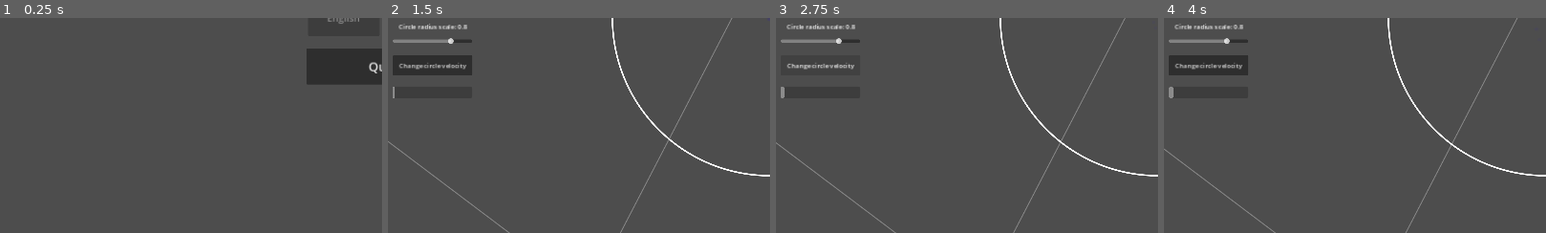
Above: before the commit, frames 1-4 (left to right).
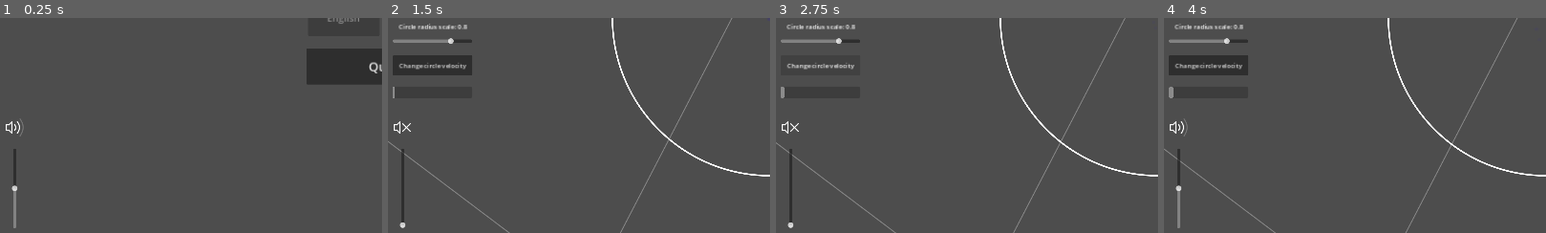
Above: after the commit, the same moments.

Repository: 11ALX11/Natural-selection-demo
Game: Godot game, scene res://scenes/main_scene_node.tscn
Same seed, same stepped clock (60 frames per second), same inputs: the game is played once before the commit and once after it. Sound files missing from this copy of the repository are replaced by a short silence.
Inputs (mouse positions are % of the whole screen's width and height, from its top left):
- Up to frame 1 (0.25 s): no input
- Up to frame 2 (1.5 s): click (2, 75) at 0.52 s; click "Start" at 1.25 s
- Up to frame 3 (2.75 s): click "Change circle velocity" at 2 s
- Up to frame 4 (4 s): click "Change circle velocity" at 2.75 s; click (2, 75) at 3.52 s
The pictures show only the part of the screen within x 0-50%, y 50-100%; the shares and areas given below are measured in that part.

The runs differ from the first frame. In frame 1, 0.4% of the frame differs, in the area x 1-7%, y 47-98%; in frame 2, 0.4%; in frame 3, 0.4%; in frame 4, 0.4%.

Commit message:
working on music/sounds and volume picker ui

Diff:
--- /dev/null
+++ b/art/Sound.svg
@@ -0,0 +1,28 @@
+<?xml version="1.0" encoding="UTF-8"?>
+<svg width="100" height="100" version="1.1" viewBox="0 0 26.458 26.458" xmlns="http://www.w3.org/2000/svg" xmlns:osb="http://www.openswatchbook.org/uri/2009/osb">
+ <g fill="none" stroke-linecap="round">
+  <g transform="matrix(.47739 0 0 .48494 .20637 .26345)" stroke="#fff" stroke-linejoin="round" stroke-width="1.5346">
+   <path d="m13.229 16.933c1.893-2.2362 2.4313-4.6846 0-7.6724" style="paint-order:normal"/>
+   <path d="m17.065 5.4242c4.0098 4.8217 4.1627 9.8484 0 15.345" style="paint-order:normal"/>
+   <path d="m20.902 24.605c6.0824-8.7535 5.1655-16.172 0-23.017" style="paint-order:normal"/>
+   <path d="m9.393 20.769-3.8362-3.8362h-3.8362v-7.6724h3.8362l3.8362-3.8362z" style="paint-order:normal"/>
+  </g>
+  <g transform="matrix(.89957 0 0 .90044 1.9929 .65855)" stroke-linejoin="round" stroke-width=".8204">
+   <path d="m19.741 8.6816c1.0041-1.2049 1.2896-2.5242 0-4.1341" stroke="#fff" style="paint-order:normal"/>
+   <path d="m21.775 2.4805c2.1269 2.5981 2.208 5.3066 0 8.2682" stroke="#fff" style="paint-order:normal"/>
+   <path d="m23.81 12.816c3.2263-4.7166 2.7399-8.7141 0-12.402" stroke="#9b9b9b" stroke-opacity=".5" style="paint-order:normal"/>
+   <path d="m17.706 10.749-2.0348-2.0671h-2.0348v-4.1341h2.0348l2.0348-2.0671z" stroke="#fff" style="paint-order:normal"/>
+  </g>
+  <g transform="matrix(.89957 0 0 .90044 .66435 1.9756)" stroke-linejoin="round" stroke-width=".8204">
+   <path d="m6.5115 21.911c1.0041-1.2049 1.2896-2.5242 0-4.1341" stroke="#fff" style="paint-order:normal"/>
+   <path d="m8.5463 15.71c2.1269 2.5981 2.208 5.3066 0 8.2682" stroke="#9b9b9b" stroke-opacity=".5" style="paint-order:normal"/>
+   <path d="m10.581 26.045c3.2263-4.7166 2.7399-8.7141 0-12.402" stroke="#9b9b9b" stroke-opacity=".5" style="paint-order:normal"/>
+   <path d="m4.4766 23.978-2.0348-2.0671h-2.0348v-4.1341h2.0348l2.0348-2.0671z" stroke="#fff" style="paint-order:normal"/>
+  </g>
+  <g stroke="#fff">
+   <path d="m17.921 23.566-1.8305-1.8613h-1.8305v-3.7225h1.8305l1.8305-1.8613z" stroke-linejoin="round" stroke-width=".73837" style="paint-order:normal"/>
+   <path d="m19.844 17.33 5.0271 5.0271" stroke-width=".70128"/>
+   <path d="m24.871 17.33-5.0271 5.0271" stroke-width=".70128"/>
+  </g>
+ </g>
+</svg>
--- a/project.godot
+++ b/project.godot
@@ -12,7 +12,7 @@
 
 config/name="Natural-selection-demo"
 run/main_scene="res://scenes/main_scene_node.tscn"
-config/features=PackedStringArray("4.0", "Forward Plus")
+config/features=PackedStringArray("4.1", "Forward Plus")
 boot_splash/bg_color=Color(0.141176, 0.141176, 0.141176, 1)
 config/icon="res://art/icon.svg"
 
--- a/scenes/main_scene_node.gd
+++ b/scenes/main_scene_node.gd
@@ -20,11 +20,14 @@
 
 func _ready():
 	$HUD/StartMenu.grab_focus()
+
 	var locale = TranslationServer.get_locale()
 	if locale == "ru_RU":
 		$HUD/StartMenu._on_ru_button_pressed()
 	if locale == "en_US":
 		$HUD/StartMenu._on_en_button_pressed()
+
+	play_background_music()
 
 	# Export values
 	set_ui_text()
@@ -97,6 +100,7 @@
 	spawn_mob(starter_pos, Vector2(0, 10))
 
 	update_mobs_count()
+	$World/LifeZone/SpawnSFX.play()
 
 	reset_circle_progress_bar()
 	$World.launch_circle()
@@ -198,3 +202,25 @@
 func _on_start_menu_changed_locale(locale):
 	TranslationServer.set_locale(locale)
 	set_ui_text()
+
+
+var last_music_id = 0
+func play_background_music():
+	var id = (randi() % 3) + 1
+	while last_music_id == id:
+		id = (randi() % 3) + 1
+
+	get_node("BackgroundMusicGroup/" + str(id)).play()
+
+
+func _on_music_ui_sound_scale_changed(value):
+	var musics: Array = $BackgroundMusicGroup.get_children()
+	musics.all(
+		func(music: AudioStreamPlayer):
+			if value > -30:
+				music.volume_db = value
+			else :
+				music.volume_db = -80
+
+			return true
+	)
--- a/scenes/main_scene_node.tscn
+++ b/scenes/main_scene_node.tscn
@@ -1,9 +1,13 @@
-[gd_scene load_steps=5 format=3 uid="uid://dsodcaghps1c0"]
+[gd_scene load_steps=9 format=3 uid="uid://dsodcaghps1c0"]
 
 [ext_resource type="PackedScene" uid="uid://b2ke2i1fa6m3k" path="res://scenes/start_menu/start_menu.tscn" id="1_nftdd"]
 [ext_resource type="Script" path="res://scenes/main_scene_node.gd" id="1_uwutl"]
 [ext_resource type="PackedScene" uid="uid://csakd5xi2rakc" path="res://scenes/world/world.tscn" id="3_63ulo"]
+[ext_resource type="AudioStream" uid="uid://bithppb1lfp8k" path="res://music_and_sounds/Background #36 Snowflake.ogg" id="5_e10ea"]
 [ext_resource type="PackedScene" uid="uid://kqsvu0bvql1e" path="res://scenes/in_world_ui/in_world_ui.tscn" id="5_gj885"]
+[ext_resource type="PackedScene" uid="uid://gfcrkmil6ar0" path="res://scenes/music_ui/music_ui.tscn" id="5_kjyis"]
+[ext_resource type="AudioStream" uid="uid://bdjanps857j53" path="res://music_and_sounds/Background Calmness.ogg" id="6_qo2w8"]
+[ext_resource type="AudioStream" uid="uid://cj6xrrfx5em57" path="res://music_and_sounds/Background Chicago.ogg" id="7_5cst8"]
 
 [node name="MainSceneNode" type="Node"]
 script = ExtResource("1_uwutl")
@@ -22,8 +26,24 @@
 [node name="InWorldUI" parent="HUD" instance=ExtResource("5_gj885")]
 visible = false
 
+[node name="MusicUI" parent="HUD" instance=ExtResource("5_kjyis")]
+
 [node name="MobCheckerTimer" type="Timer" parent="."]
 autostart = true
+
+[node name="BackgroundMusicGroup" type="Node" parent="."]
+
+[node name="1" type="AudioStreamPlayer" parent="BackgroundMusicGroup"]
+stream = ExtResource("5_e10ea")
+volume_db = -10.0
+
+[node name="2" type="AudioStreamPlayer" parent="BackgroundMusicGroup"]
+stream = ExtResource("6_qo2w8")
+volume_db = -10.0
+
+[node name="3" type="AudioStreamPlayer" parent="BackgroundMusicGroup"]
+stream = ExtResource("7_5cst8")
+volume_db = -10.0
 
 [connection signal="circle_velocity_changed" from="World" to="." method="reset_circle_progress_bar"]
 [connection signal="life_zone_exit" from="World" to="." method="_on_world_life_zone_exit"]
@@ -40,4 +60,8 @@
 [connection signal="mutation_chance_change" from="HUD/InWorldUI" to="." method="_on_in_world_ui_mutation_chance_change"]
 [connection signal="random_factor_change" from="HUD/InWorldUI" to="." method="_on_in_world_ui_random_factor_change"]
 [connection signal="reset" from="HUD/InWorldUI" to="." method="_on_in_world_ui_reset"]
+[connection signal="sound_scale_changed" from="HUD/MusicUI" to="." method="_on_music_ui_sound_scale_changed"]
 [connection signal="timeout" from="MobCheckerTimer" to="." method="_on_mob_checker_timer_timeout"]
+[connection signal="finished" from="BackgroundMusicGroup/1" to="." method="play_background_music"]
+[connection signal="finished" from="BackgroundMusicGroup/2" to="." method="play_background_music"]
+[connection signal="finished" from="BackgroundMusicGroup/3" to="." method="play_background_music"]
--- /dev/null
+++ b/scenes/music_ui/music_ui.gd
@@ -0,0 +1,52 @@
+extends Control
+
+
+signal sound_scale_changed(value: float)
+
+
+var conquest: bool = false
+
+
+func _on_v_slider_value_changed(value):
+	if (not conquest):
+		conquest = true
+
+		sound_scale_changed.emit(value)
+
+		# Switch between sound icons
+		if value <= -30:
+			$VBoxContainer/MarginContainer/TextureButton.button_pressed = true
+		else:
+			$VBoxContainer/MarginContainer/TextureButton.button_pressed = false
+
+		update_icon(value)
+
+		conquest = false
+
+
+@onready var last_slider_value = $VBoxContainer/MarginContainer2/VSlider.value
+func _on_texture_button_toggled(button_pressed):
+	if (not conquest):
+		conquest = true
+
+		if button_pressed:
+			last_slider_value = $VBoxContainer/MarginContainer2/VSlider.value
+			$VBoxContainer/MarginContainer2/VSlider.value = -30
+			sound_scale_changed.emit(-30)
+		else:
+			update_icon(last_slider_value)
+			$VBoxContainer/MarginContainer2/VSlider.value = last_slider_value
+			sound_scale_changed.emit(last_slider_value)
+
+		conquest = false
+
+
+func update_icon(db_value):
+	if db_value > -30 && db_value < -15:
+		$VBoxContainer/MarginContainer/TextureButton.texture_normal.region = Rect2(0, 50, 50, 50)
+
+	if db_value >= -15 && db_value < -5:
+		$VBoxContainer/MarginContainer/TextureButton.texture_normal.region = Rect2(50, 0, 50, 50)
+
+	if db_value >= -5:
+		$VBoxContainer/MarginContainer/TextureButton.texture_normal.region = Rect2(0, 0, 50, 50)
--- /dev/null
+++ b/scenes/music_ui/music_ui.tscn
@@ -0,0 +1,65 @@
+[gd_scene load_steps=5 format=3 uid="uid://gfcrkmil6ar0"]
+
+[ext_resource type="Script" path="res://scenes/music_ui/music_ui.gd" id="1_rohrf"]
+[ext_resource type="Texture2D" uid="uid://dnvkdw7f7thhq" path="res://art/Sound.svg" id="2_p4ufp"]
+
+[sub_resource type="AtlasTexture" id="AtlasTexture_hj6t8"]
+atlas = ExtResource("2_p4ufp")
+region = Rect2(50, 0, 50, 50)
+
+[sub_resource type="AtlasTexture" id="AtlasTexture_38q2f"]
+atlas = ExtResource("2_p4ufp")
+region = Rect2(50, 50, 50, 50)
+
+[node name="MusicUI" type="Control"]
+layout_mode = 3
+anchors_preset = 2
+anchor_top = 1.0
+anchor_bottom = 1.0
+grow_vertical = 0
+mouse_filter = 1
+script = ExtResource("1_rohrf")
+metadata/_edit_lock_ = true
+
+[node name="VBoxContainer" type="VBoxContainer" parent="."]
+layout_mode = 1
+anchors_preset = 2
+anchor_top = 1.0
+anchor_bottom = 1.0
+offset_top = -302.0
+offset_right = 74.0
+grow_vertical = 0
+alignment = 1
+
+[node name="MarginContainer" type="MarginContainer" parent="VBoxContainer"]
+layout_mode = 2
+theme_override_constants/margin_left = 12
+theme_override_constants/margin_top = 12
+theme_override_constants/margin_right = 12
+theme_override_constants/margin_bottom = 12
+
+[node name="TextureButton" type="TextureButton" parent="VBoxContainer/MarginContainer"]
+custom_minimum_size = Vector2(50, 50)
+layout_mode = 2
+focus_mode = 0
+toggle_mode = true
+texture_normal = SubResource("AtlasTexture_hj6t8")
+texture_pressed = SubResource("AtlasTexture_38q2f")
+
+[node name="MarginContainer2" type="MarginContainer" parent="VBoxContainer"]
+layout_mode = 2
+theme_override_constants/margin_left = 12
+theme_override_constants/margin_top = 12
+theme_override_constants/margin_right = 12
+theme_override_constants/margin_bottom = 12
+
+[node name="VSlider" type="VSlider" parent="VBoxContainer/MarginContainer2"]
+custom_minimum_size = Vector2(50, 200)
+layout_mode = 2
+min_value = -30.0
+max_value = 10.0
+step = 0.25
+value = -10.0
+
+[connection signal="toggled" from="VBoxContainer/MarginContainer/TextureButton" to="." method="_on_texture_button_toggled"]
+[connection signal="value_changed" from="VBoxContainer/MarginContainer2/VSlider" to="." method="_on_v_slider_value_changed"]
--- a/scenes/start_menu/start_menu.gd
+++ b/scenes/start_menu/start_menu.gd
@@ -1,3 +1,4 @@
+
 extends Control
 
 
--- a/scenes/world/world.tscn
+++ b/scenes/world/world.tscn
@@ -1,8 +1,9 @@
-[gd_scene load_steps=5 format=3 uid="uid://csakd5xi2rakc"]
+[gd_scene load_steps=6 format=3 uid="uid://csakd5xi2rakc"]
 
 [ext_resource type="Script" path="res://scenes/world/world.gd" id="1_8jqv5"]
 [ext_resource type="Texture2D" uid="uid://cajjovlwq7wdp" path="res://art/circle.svg" id="2_ihd11"]
 [ext_resource type="Texture2D" uid="uid://bmtkicrqvvvno" path="res://art/background.svg" id="2_ir575"]
+[ext_resource type="AudioStream" uid="uid://ct0pxc1qyhnfb" path="res://music_and_sounds/boom-geomorphism-sfx.ogg" id="4_5g3rt"]
 
 [sub_resource type="CircleShape2D" id="CircleShape2D_ms33t"]
 radius = 492.0
@@ -23,7 +24,7 @@
 
 [node name="LifeZone" type="Area2D" parent="."]
 scale = Vector2(0.8, 0.8)
-priority = 1.0
+priority = 1
 metadata/_edit_group_ = true
 
 [node name="CollisionShape2D" type="CollisionShape2D" parent="LifeZone"]
@@ -36,5 +37,9 @@
 [node name="Timer" type="Timer" parent="LifeZone"]
 wait_time = 30.0
 
+[node name="SpawnSFX" type="AudioStreamPlayer2D" parent="LifeZone"]
+stream = ExtResource("4_5g3rt")
+volume_db = -7.0
+
 [connection signal="body_exited" from="LifeZone" to="." method="_on_life_zone_body_exited"]
 [connection signal="timeout" from="LifeZone/Timer" to="." method="_on_life_zone_timer_timeout"]
Not shown, added: art/Sound.svg.import
Not shown, changed: locale/en.po
Not shown, added: music_and_sounds/Background #36 Snowflake.ogg.import
Not shown, added: music_and_sounds/Background Calmness.ogg.import
Not shown, added: music_and_sounds/Background Chicago.ogg.import
Not shown, added: music_and_sounds/boom-geomorphism-sfx.ogg.import
Not shown, added: music_and_sounds/Background #36 Snowflake.ogg
Not shown, added: music_and_sounds/Background Calmness.ogg
Not shown, added: music_and_sounds/Background Chicago.ogg
Not shown, added: music_and_sounds/boom-geomorphism-sfx.ogg
